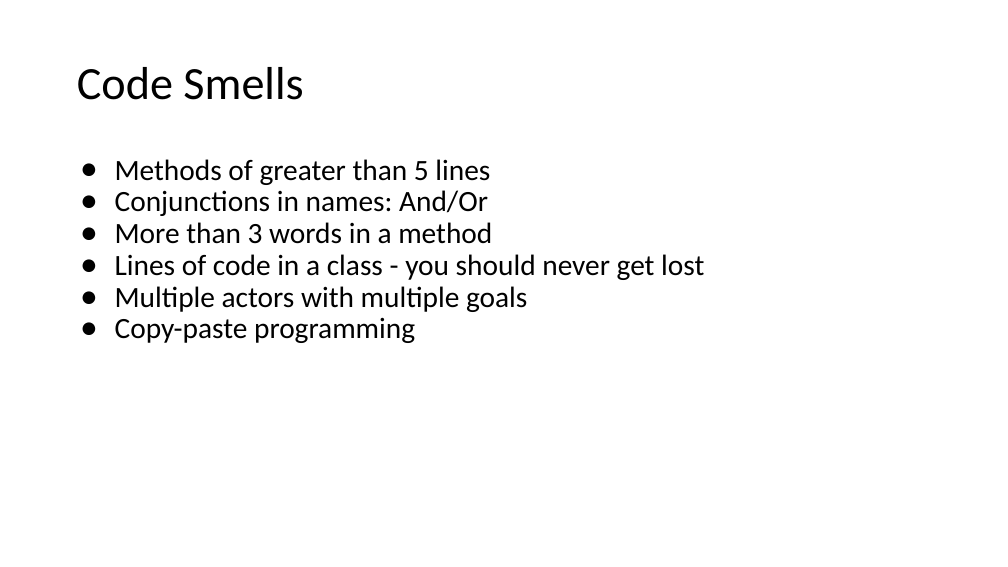
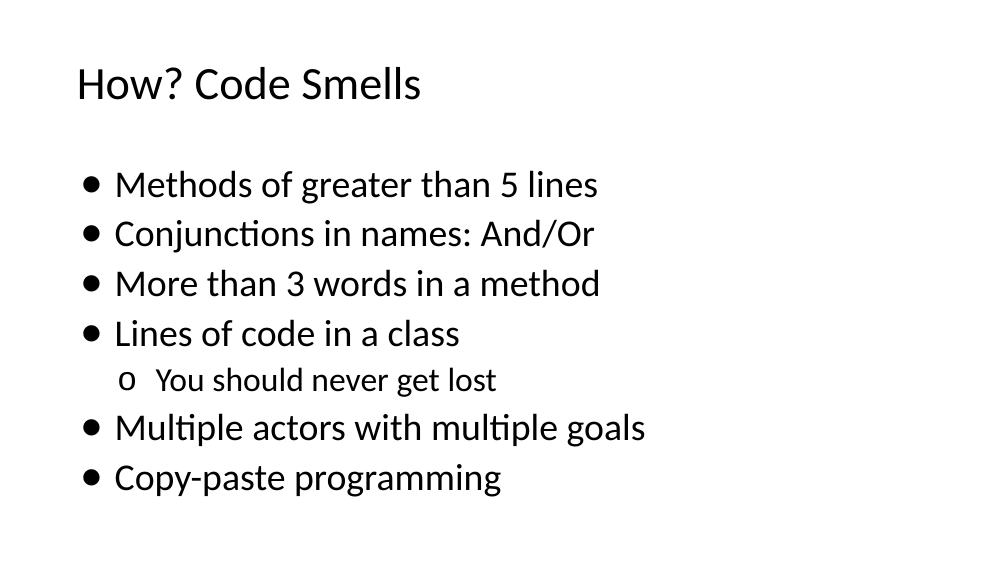
Before and after one commit to PhilipJordan/SOLID, a slide deck: slide 7 of Presentations/Single Responsibility Redux.pptx. Drawn at 1008x567 pixels with LibreOffice and Linux fonts; fonts in the diff are those of the drawing; background and template pictures are left out. Boxes give left, top, right and bottom in pixels: in the first picture for what was removed or moved away, otherwise in the second. Text is boxed around its words. In the diff, an @@ line names an element or a change of style, - is before the commit and + after.

```diff
--- a/Presentations/Single Responsibility Redux.pptx
+++ b/Presentations/Single Responsibility Redux.pptx
@@ title at (77,67,421,100): text changed @@
-Code Smells
+How? Code Smells
@@ text at (115,170,646,497): size 28 to 36 pt in "Methods of greater than 5 lines", "Conjunctions in names: And/Or", "More than 3 words in a method", "Multiple actors with multiple goals" and 1 more places; line spacing 0.9 to 1.1 @@
@@ text at (115,319,497,397): text changed; size 28 to 32 pt @@
-● Lines of code in a class - you should never get lost
+● Lines of code in a class
+  o You should never get lost
```
Also in this commit, not shown: 4 other slides changed, 4 slides added, 3 slides removed, 1 other file.
